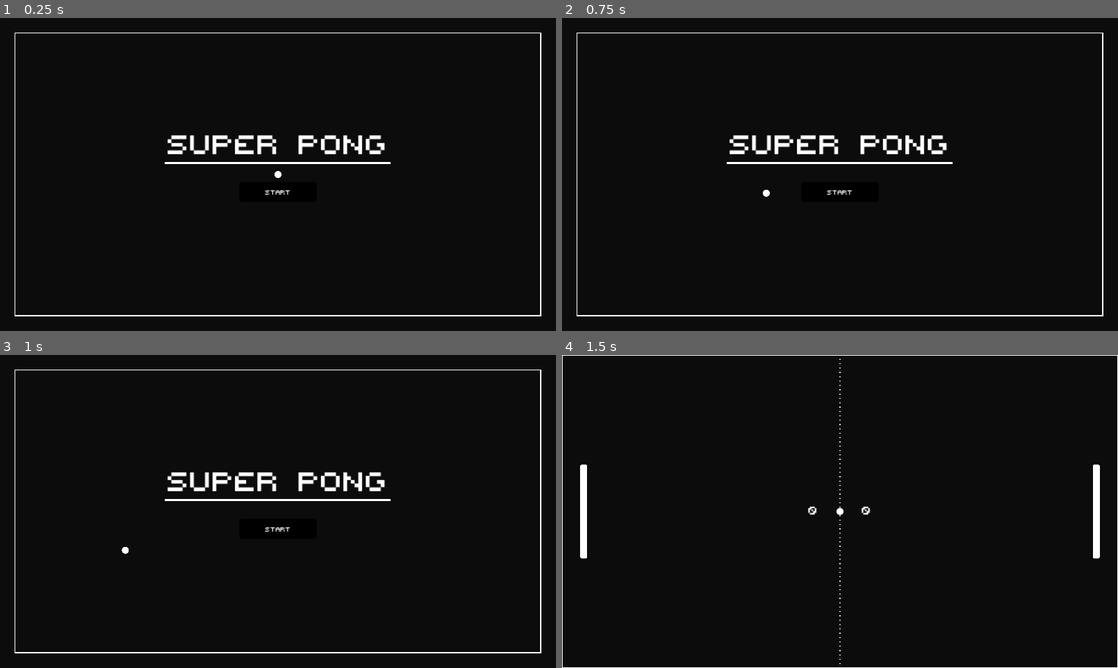
Above: before the commit, frames 1-4 (two rows, left to right).
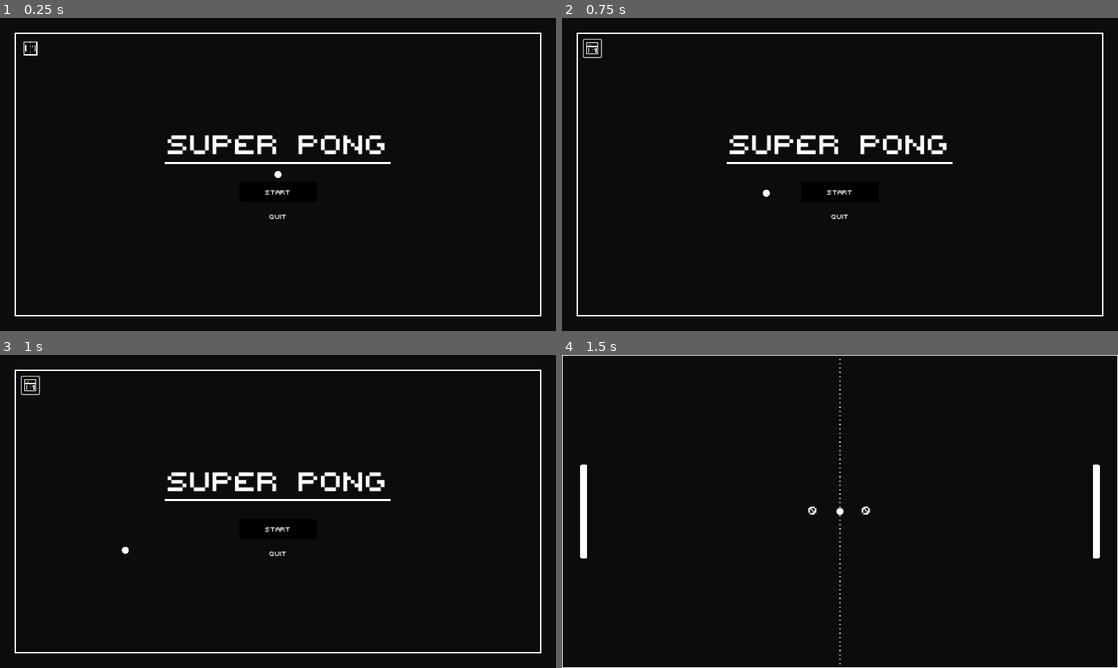
Above: after the commit, the same moments.

Repository: IamFastre/super-pong
Game: Godot game, scene res://scenes/levels/main_menu.tscn
The game is run twice, just before and just after one commit, with the same random seed, the same clock (stepped at 60 frames per second) and the same inputs.
Inputs (mouse positions are in pixels of both pictures, inside the frame that each line leads up to):
- Up to frame 1 (0.25 s): no input
- Up to frame 2 (0.75 s): click (589, 49) at 0.52 s
- Up to frame 3 (1 s): no input
- Up to frame 4 (1.5 s): click "Start" at 1.25 s

The runs differ from the first frame. In frame 1, 0.4% of the frame differs, in the area x 2-98%, y 4-95%; in frame 2, 0.4%; in frame 3, 0.4%; in frame 4, nothing differs.

Commit message:
main menu stuff and shit

Diff:
--- a/project.godot
+++ b/project.godot
@@ -20,6 +20,7 @@
 Shortcuts="res://scripts/shortcuts.gd"
 Constants="*res://scripts/constants.gd"
 SceneManager="*res://scripts/scene_manager.gd"
+Game="*res://scripts/game.gd"
 
 [display]
 
@@ -66,7 +67,8 @@
 }
 toggle_full_screen={
 "deadzone": 0.5,
-"events": [Object(InputEventKey,"resource_local_to_scene":false,"resource_name":"","device":-1,"window_id":0,"alt_pressed":false,"shift_pressed":true,"ctrl_pressed":false,"meta_pressed":false,"pressed":false,"keycode":0,"physical_keycode":4194342,"key_label":0,"unicode":0,"location":0,"echo":false,"script":null)
+"events": [Object(InputEventKey,"resource_local_to_scene":false,"resource_name":"","device":-1,"window_id":0,"alt_pressed":true,"shift_pressed":false,"ctrl_pressed":false,"meta_pressed":false,"pressed":false,"keycode":0,"physical_keycode":4194309,"key_label":0,"unicode":0,"location":0,"echo":false,"script":null)
+, Object(InputEventKey,"resource_local_to_scene":false,"resource_name":"","device":-1,"window_id":0,"alt_pressed":false,"shift_pressed":true,"ctrl_pressed":false,"meta_pressed":false,"pressed":false,"keycode":0,"physical_keycode":4194342,"key_label":0,"unicode":0,"location":0,"echo":false,"script":null)
 ]
 }
 quit_app={
--- a/scenes/levels/main_menu.tscn
+++ b/scenes/levels/main_menu.tscn
@@ -1,16 +1,18 @@
-[gd_scene load_steps=7 format=3 uid="uid://dtb3npgdaqjd0"]
+[gd_scene load_steps=8 format=3 uid="uid://dtb3npgdaqjd0"]
 
 [ext_resource type="Script" path="res://scenes/levels/scripts/main_menu.gd" id="1_e3ahr"]
 [ext_resource type="FontFile" uid="uid://b5sue0dl0b1fx" path="res://assets/fonts/PIXY.ttf" id="1_h3yb7"]
 [ext_resource type="PackedScene" uid="uid://cbyt41bw88jin" path="res://scenes/ball.tscn" id="2_xjwow"]
 [ext_resource type="PackedScene" uid="uid://dvb1h8bxlrwhn" path="res://scenes/wall.tscn" id="3_77xda"]
 [ext_resource type="PackedScene" uid="uid://d3g5bwy2mslin" path="res://ui/sp_button.tscn" id="5_8bsmr"]
+[ext_resource type="Texture2D" uid="uid://b3hxlcenmpw17" path="res://ui/assets/fullscreen.png" id="5_ui13h"]
 
 [sub_resource type="RectangleShape2D" id="RectangleShape2D_656b1"]
 size = Vector2(520, 66.25)
 
-[node name="Menu" type="Node"]
+[node name="Menu" type="Node" node_paths=PackedStringArray("expand_button")]
 script = ExtResource("1_e3ahr")
+expand_button = NodePath("MainMenu/ExpandButton")
 
 [node name="BG" type="Node" parent="."]
 
@@ -45,10 +47,10 @@
 anchor_top = 0.396
 anchor_right = 0.5
 anchor_bottom = 0.396
-offset_left = -200.0
-offset_top = -35.12
-offset_right = 200.0
-offset_bottom = 34.88
+offset_left = -254.0
+offset_top = -46.12
+offset_right = 254.0
+offset_bottom = 45.88
 grow_horizontal = 2
 grow_vertical = 2
 theme_override_fonts/font = ExtResource("1_h3yb7")
@@ -64,13 +66,30 @@
 width = 5.0
 
 [node name="StaticBody2D" type="StaticBody2D" parent="MainMenu/Label"]
-position = Vector2(254, 59.25)
+position = Vector2(254, 64.25)
 
 [node name="CollisionShape2D" type="CollisionShape2D" parent="MainMenu/Label/StaticBody2D"]
-position = Vector2(0, 4.875)
+position = Vector2(0, -0.125)
 shape = SubResource("RectangleShape2D_656b1")
 
-[node name="SPButton" parent="MainMenu" instance=ExtResource("5_8bsmr")]
+[node name="ExpandButton" type="Button" parent="MainMenu"]
+texture_filter = 1
+layout_mode = 1
+anchors_preset = -1
+anchor_left = 0.055
+anchor_top = 0.097
+anchor_right = 0.055
+anchor_bottom = 0.097
+offset_left = -20.4
+offset_top = -19.84
+offset_right = 19.6
+offset_bottom = 20.16
+mouse_default_cursor_shape = 2
+icon = ExtResource("5_ui13h")
+flat = true
+expand_icon = true
+
+[node name="StartButton" parent="MainMenu" instance=ExtResource("5_8bsmr")]
 layout_mode = 1
 anchors_preset = -1
 anchor_left = 0.5
@@ -84,10 +103,27 @@
 text = "Start"
 metadata/_edit_use_anchors_ = true
 
+[node name="QuitButton" parent="MainMenu" instance=ExtResource("5_8bsmr")]
+layout_mode = 1
+anchors_preset = -1
+anchor_left = 0.5
+anchor_top = 0.633778
+anchor_right = 0.5
+anchor_bottom = 0.633778
+offset_left = -89.0
+offset_top = -23.32
+offset_right = 89.0
+offset_bottom = 22.68
+text = "Quit"
+flat = true
+metadata/_edit_use_anchors_ = true
+
 [node name="Border" type="Line2D" parent="MainMenu"]
 points = PackedVector2Array(35, 35, 1245, 35, 1245, 685, 35, 685)
 closed = true
-width = 2.0
+width = 3.0
 antialiased = true
 
-[connection signal="pressed" from="MainMenu/SPButton" to="." method="_on_button_pressed"]
+[connection signal="pressed" from="MainMenu/ExpandButton" to="." method="_on_expand_pressed"]
+[connection signal="pressed" from="MainMenu/StartButton" to="." method="_on_start_pressed"]
+[connection signal="pressed" from="MainMenu/QuitButton" to="." method="_on_quit_pressed"]
--- a/scenes/levels/scripts/main_menu.gd
+++ b/scenes/levels/scripts/main_menu.gd
@@ -1,4 +1,26 @@
 extends Node
 
-func _on_button_pressed() -> void:
+@export_group("Expand Button", "expand_")
+@export var expand_button:Button
+@export var expand_icon_on:Texture2D = preload("res://ui/assets/fullscreen.png")
+@export var expand_icon_off:Texture2D = preload("res://ui/assets/windowed.png")
+
+func _on_expand_pressed() -> void:
+	if Game.toggle_fullscreen():
+		expand_button.icon = expand_icon_off
+	else:
+		expand_button.icon = expand_icon_on
+
+func _on_start_pressed() -> void:
 	SceneManager.switch(SceneManager.Scene.ClassicGame)
+
+func _on_quit_pressed() -> void:
+	Game.quit()
+
+#=====================================================================#
+
+func _process(_delta:float) -> void:
+	if Game.is_fullscreen():
+		expand_button.icon = expand_icon_off
+	else:
+		expand_button.icon = expand_icon_on
--- /dev/null
+++ b/scripts/game.gd
@@ -0,0 +1,12 @@
+extends Node
+
+func is_fullscreen():
+	return DisplayServer.window_get_mode() == DisplayServer.WINDOW_MODE_FULLSCREEN
+
+func toggle_fullscreen() -> bool:
+	var fs = is_fullscreen()
+	DisplayServer.window_set_mode(DisplayServer.WINDOW_MODE_WINDOWED if fs else DisplayServer.WINDOW_MODE_FULLSCREEN)
+	return not fs
+
+func quit() -> void:
+	get_tree().quit()
--- a/scripts/shortcuts.gd
+++ b/scripts/shortcuts.gd
@@ -2,8 +2,7 @@
 
 func _input(event:InputEvent) -> void:
 	if event.is_action_pressed("quit_app"):
-		get_tree().quit()
+		Game.quit()
 
-	if event.is_action_pressed("toggle_full_screen"):
-		var is_fullscreen = DisplayServer.window_get_mode() == DisplayServer.WINDOW_MODE_FULLSCREEN
-		DisplayServer.window_set_mode(DisplayServer.WINDOW_MODE_WINDOWED if is_fullscreen else DisplayServer.WINDOW_MODE_FULLSCREEN)
+	elif event.is_action_pressed("toggle_full_screen"):
+		Game.toggle_fullscreen()
--- a/themes/main.tres
+++ /dev/null
@@ -1,76 +0,0 @@
-[gd_resource type="Theme" load_steps=7 format=3 uid="uid://6okv6pwxtji0"]
-
-[ext_resource type="FontFile" uid="uid://b5sue0dl0b1fx" path="res://assets/fonts/PIXY.ttf" id="1_ws8su"]
-
-[sub_resource type="StyleBoxFlat" id="StyleBoxFlat_vvu4s"]
-content_margin_left = 5.0
-content_margin_top = 5.0
-content_margin_right = 5.0
-content_margin_bottom = 5.0
-bg_color = Color(0.137255, 0.137255, 0.137255, 1)
-corner_radius_top_left = 5
-corner_radius_top_right = 5
-corner_radius_bottom_right = 5
-corner_radius_bottom_left = 5
-
-[sub_resource type="StyleBoxFlat" id="StyleBoxFlat_v3mo4"]
-draw_center = false
-border_width_bottom = 2
-corner_radius_top_left = 5
-corner_radius_top_right = 5
-corner_radius_bottom_right = 5
-corner_radius_bottom_left = 5
-
-[sub_resource type="StyleBoxFlat" id="StyleBoxFlat_jsro8"]
-content_margin_left = 5.0
-content_margin_top = 5.0
-content_margin_right = 5.0
-content_margin_bottom = 5.0
-draw_center = false
-border_width_left = 2
-border_width_top = 2
-border_width_right = 2
-border_width_bottom = 2
-border_color = Color(1, 1, 1, 1)
-corner_radius_top_left = 5
-corner_radius_top_right = 5
-corner_radius_bottom_right = 5
-corner_radius_bottom_left = 5
-
-[sub_resource type="StyleBoxFlat" id="StyleBoxFlat_vhih7"]
-content_margin_left = 5.0
-content_margin_top = 5.0
-content_margin_right = 5.0
-content_margin_bottom = 5.0
-bg_color = Color(1, 1, 1, 1)
-corner_radius_top_left = 5
-corner_radius_top_right = 5
-corner_radius_bottom_right = 5
-corner_radius_bottom_left = 5
-
-[sub_resource type="StyleBoxFlat" id="StyleBoxFlat_j3sap"]
-content_margin_left = 5.0
-content_margin_top = 5.0
-content_margin_right = 5.0
-content_margin_bottom = 5.0
-bg_color = Color(0, 0, 0, 1)
-corner_radius_top_left = 5
-corner_radius_top_right = 5
-corner_radius_bottom_right = 5
-corner_radius_bottom_left = 5
-
-[resource]
-default_font = ExtResource("1_ws8su")
-default_font_size = 20
-Button/colors/font_color = Color(1, 1, 1, 1)
-Button/colors/font_disabled_color = Color(0.705882, 0.705882, 0.705882, 1)
-Button/colors/font_focus_color = Color(1, 1, 1, 1)
-Button/colors/font_hover_color = Color(1, 1, 1, 1)
-Button/colors/font_hover_pressed_color = Color(0, 0, 0, 1)
-Button/colors/font_pressed_color = Color(0, 0, 0, 1)
-Button/styles/disabled = SubResource("StyleBoxFlat_vvu4s")
-Button/styles/focus = SubResource("StyleBoxFlat_v3mo4")
-Button/styles/hover = SubResource("StyleBoxFlat_jsro8")
-Button/styles/hover_pressed = SubResource("StyleBoxFlat_vhih7")
-Button/styles/normal = SubResource("StyleBoxFlat_j3sap")
-Button/styles/pressed = SubResource("StyleBoxFlat_vhih7")
